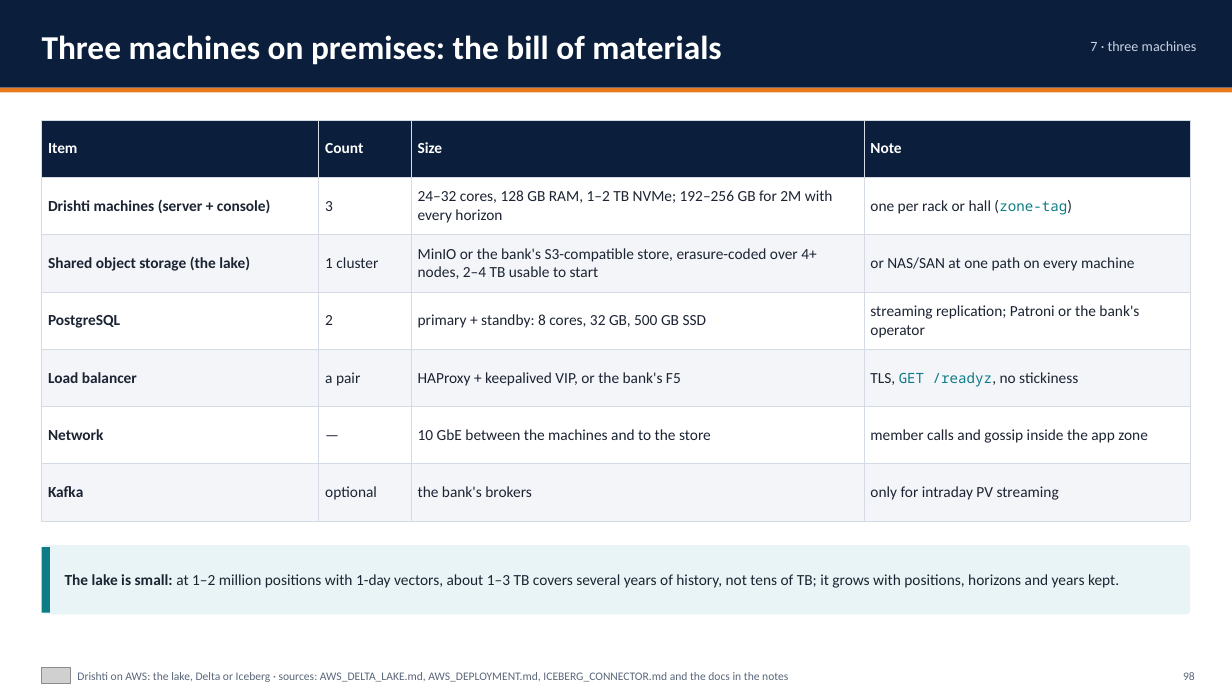
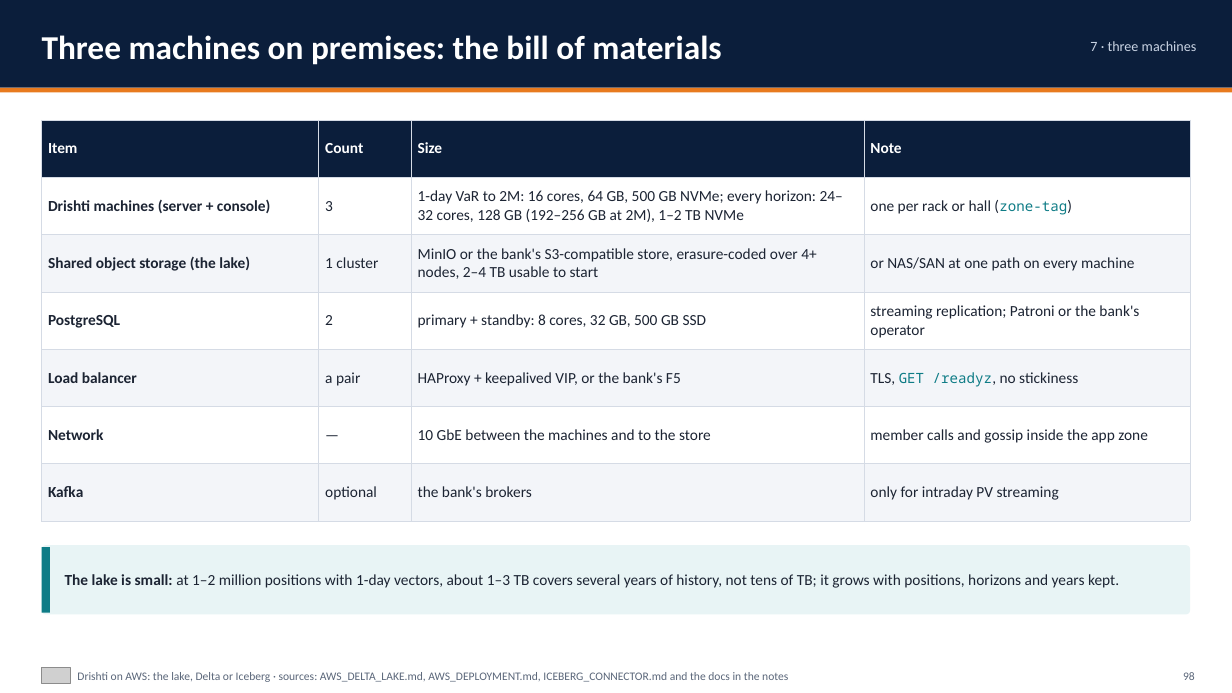
Before and after one commit to ajsinha/drishti, a slide deck: slide 98 of docs/publications/Drishti-on-AWS.pptx. Drawn at 1232x693 pixels with LibreOffice and Linux fonts; fonts in the diff are those of the drawing; grey boxes stand for pictures. Boxes give left, top, right and bottom in pixels: in the first picture for what was removed or moved away, otherwise in the second. Text is boxed around its words. In the diff, an @@ line names an element or a change of style, - is before the commit and + after.

Commit message:
Decks: three machines sized as CLUSTER_DEPLOYMENT 16 now reads (the heap measured at 1,000,000 positions, H = 128 MB + 641 B x P + 2 x 722 B x P, -Xmx 2.7 x H; 1-day VaR to 2M on 3 x m7i.4xlarge, 64 GB, about USD 3,300-4,000 a month on demand; every horizon to 1M on 3 x m7i.8xlarge, about USD 5,400-6,100) in the AWS deck's chapter, its summary and the VaR Engine deck's three-machine slide and derivations; Oversight case: why VaR moved is in the product, the waterfall on the guide's figures

```diff
--- a/docs/publications/Drishti-on-AWS.pptx
+++ b/docs/publications/Drishti-on-AWS.pptx
@@ table at [42,120,1190,521] @@
-row 2, column 3: 24–32 cores, 128 GB RAM, 1–2 TB NVMe; 192–256 GB for 2M with every horizon
+row 2, column 3: 1-day VaR to 2M: 16 cores, 64 GB, 500 GB NVMe; every horizon: 24–32 cores, 128 GB (192–256 GB at 2M), 1–2 TB NVMe
```
Also in this commit, not shown: 5 other slides changed, 5 other files.
